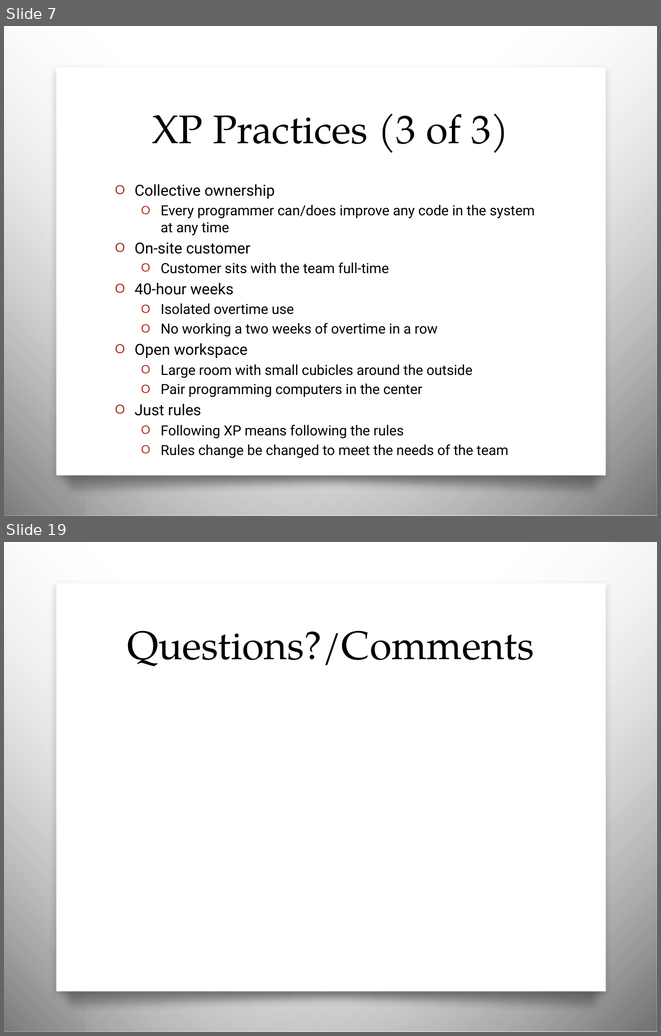
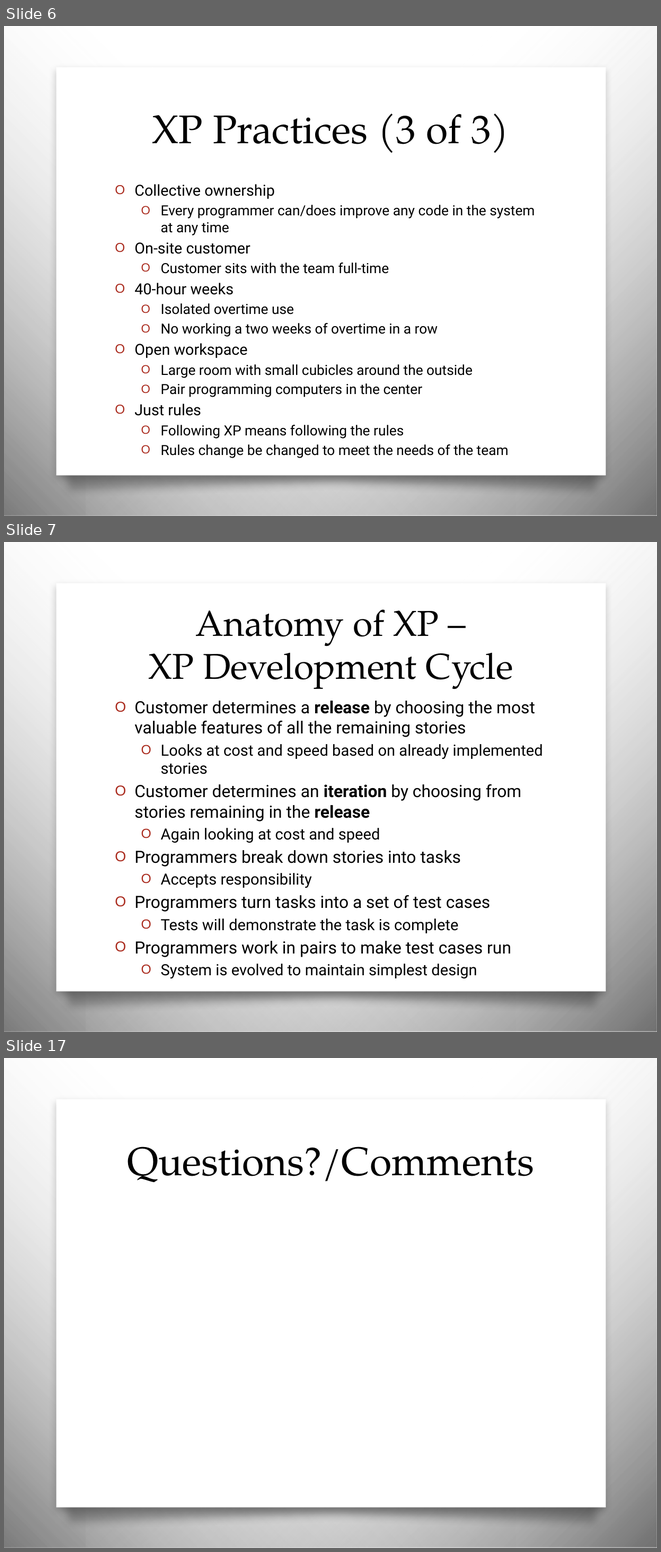
Before and after one commit to msnyde8/COSC617, a slide deck: Readings/Embracing Change with Extreme Programming - MJS.pptx. Shown one above the other, each under a label of ours: slides 7 and 19 before the commit, slides 6, 7 and 17 after it; the slides between them are not shown. The pictures are 661x1036 and 661x1552 pixels, drawn with LibreOffice and Linux fonts; fonts in the diff are those of the drawing; background and template pictures are left out. Boxes give left, top, right and bottom in pixels: in the first picture for what was removed or moved away, otherwise in the second. Text is boxed around its words. In the diff, an @@ line names an element or a change of style, - is before the commit and + after.

```diff
--- a/Readings/Embracing Change with Extreme Programming - MJS.pptx
+++ b/Readings/Embracing Change with Extreme Programming - MJS.pptx
@@ slide 7 added at box(4, 542, 657, 1032), background picture (left out); not listed: 4 template elements that a slide beside it also shows @@
@@ title added at box(149, 609, 513, 689), 39.6 pt, text #000000 @@
+Anatomy of XP –
+XP Development Cycle
@@ text added at box(134, 700, 543, 957), 18.6 pt, text #000000 @@
+O Customer determines a release by choosing the most valuable features of all the remaining stories
+  O Looks at cost and speed based on already implemented stories
+O Customer determines an iteration by choosing from stories remaining in the release
+  O Again looking at cost and speed
+O Programmers break down stories into tasks
+  O Accepts responsibility
+O Programmers turn tasks into a set of test cases
+  O Tests will demonstrate the task is complete
+O Programmers work in pairs to make test cases run
+  O System is evolved to maintain simplest design
@@ what was slide 7 is now slide 6 @@
@@ what was slide 19 is now slide 17 @@
```
Also in this commit, not shown: 10 slides changed, 1 other slide added, 5 slides removed, 2 other files.
